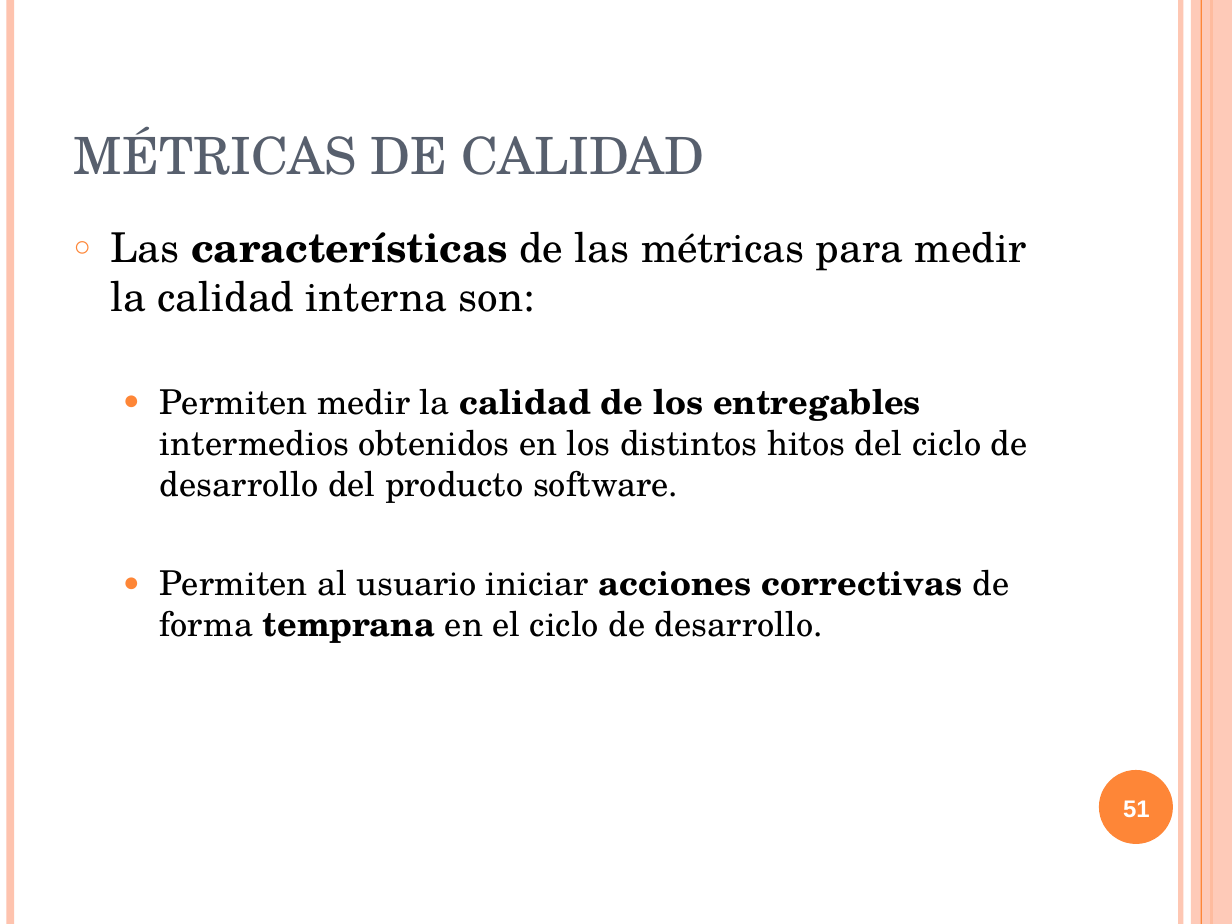
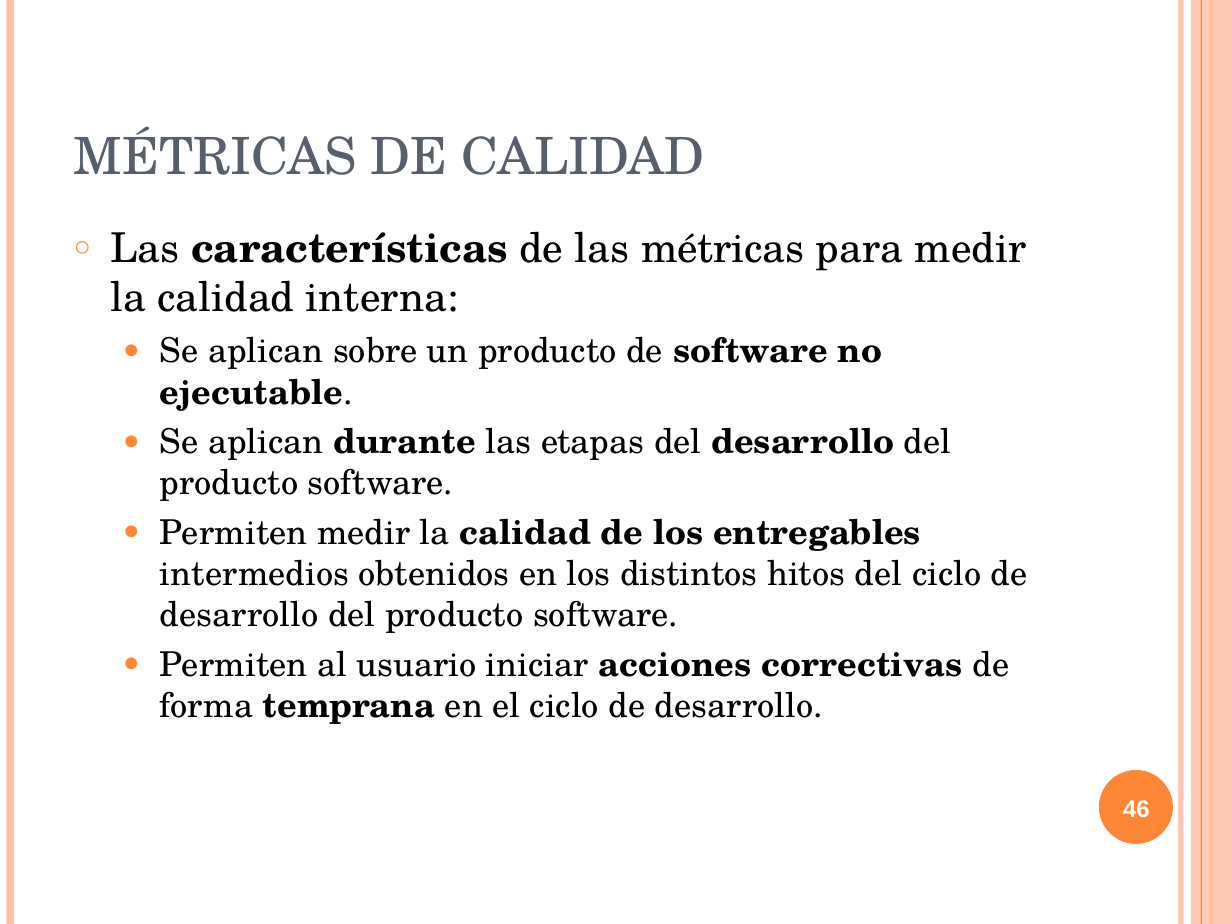
Before and after one commit to txedo/isi-auditoria, a slide deck: slide 46 of calidad/Trabajo/presentacion/presentacionCalidad.ppt (slide 51 before the commit). Drawn at 1232x924 pixels with LibreOffice and Linux fonts; fonts in the diff are those of the drawing. Boxes give left, top, right and bottom in pixels: in the first picture for what was removed or moved away, otherwise in the second. Text is boxed around its words. In the diff, an @@ line names an element or a change of style, - is before the commit and + after.

```diff
--- a/calidad/Trabajo/presentacion/presentacionCalidad.ppt
+++ b/calidad/Trabajo/presentacion/presentacionCalidad.ppt
@@ text at <box>110,231,1027,501</box>: text changed; size 24 to 20 pt @@
-○ Las características de las métricas para medir la calidad interna son:
+○ Las características de las métricas para medir la calidad interna:
+  ● Se aplican sobre un producto de software no ejecutable.
+  ● Se aplican durante las etapas del desarrollo del producto software.
@@ page number at <box>1123,800,1150,818</box>: text changed @@
-51
+46
```
Also in this commit, not shown: 14 other slides changed, 6 slides removed, 1 other file.
